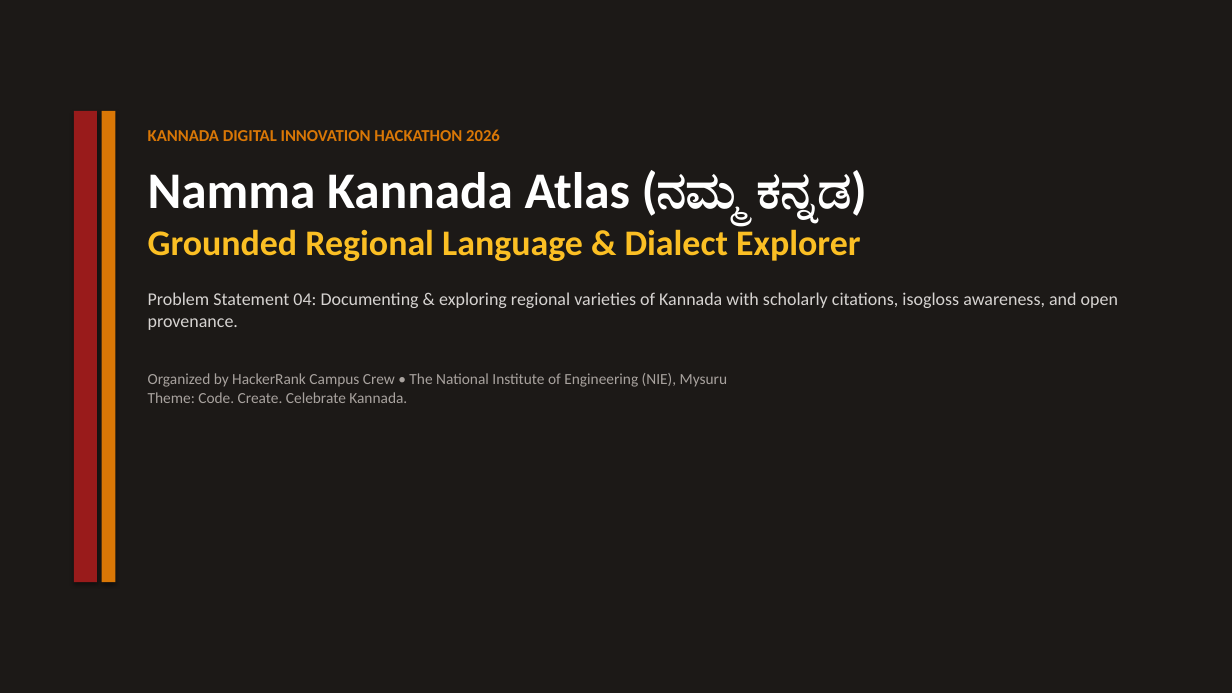
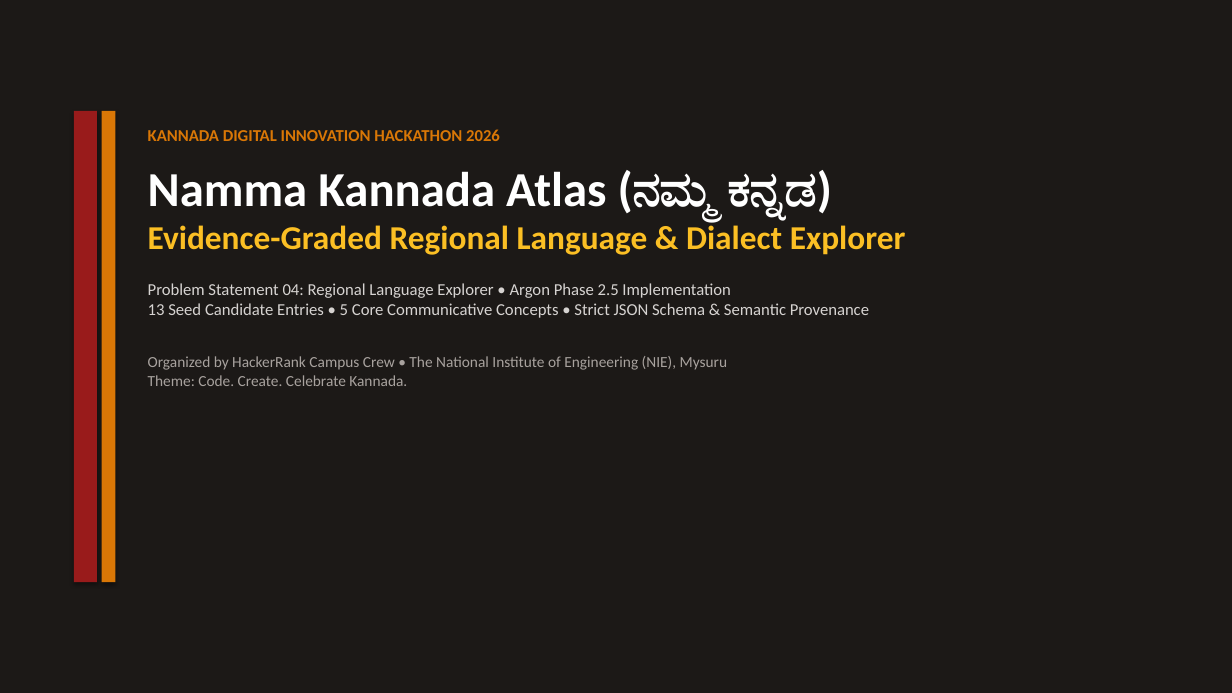
Before and after one commit to anandaram240-wq/yatrika-ai, a slide deck: slide 1 of Namma_Kannada_Regional_Explorer_Presentation.pptx. Drawn at 1232x693 pixels with LibreOffice and Linux fonts; fonts in the diff are those of the drawing. Boxes give left, top, right and bottom in pixels: in the first picture for what was removed or moved away, otherwise in the second. Text is boxed around its words. In the diff, an @@ line names an element or a change of style, - is before the commit and + after.

Commit message:
feat(phase-2.5): Implement Argon Phase 2.5 evidence-graded architecture, reconciled 13-entry dataset, sparse comparator matrix, semantic validator, and quarantined backlog

```diff
--- a/Namma_Kannada_Regional_Explorer_Presentation.pptx
+++ b/Namma_Kannada_Regional_Explorer_Presentation.pptx
@@ text at box(148, 170, 832, 386): size 40 to 38 pt in "Namma Kannada Atlas (ನಮ್ಮ ಕನ್ನಡ)"; less space between paragraphs @@
@@ text at box(148, 222, 906, 318): text changed; size 14 to 13 pt @@
-Grounded Regional Language & Dialect Explorer
-Problem Statement 04: Documenting & exploring regional varieties of Kannada with scholarly citations, isogloss awareness, and open provenance.
+Evidence-Graded Regional Language & Dialect Explorer
+Problem Statement 04: Regional Language Explorer • Argon Phase 2.5 Implementation
+13 Seed Candidate Entries • 5 Core Communicative Concepts • Strict JSON Schema & Semantic Provenance
```
Also in this commit, not shown: 3 other slides changed, 2 slides added, 2 slides removed, 23 other files.
